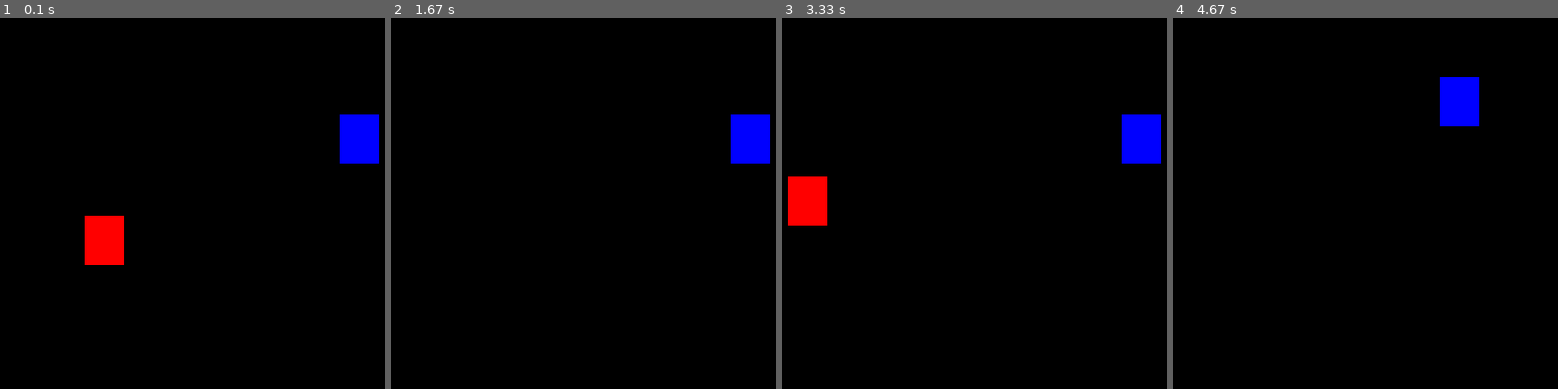
Above: before the commit, frames 1-4 (left to right).
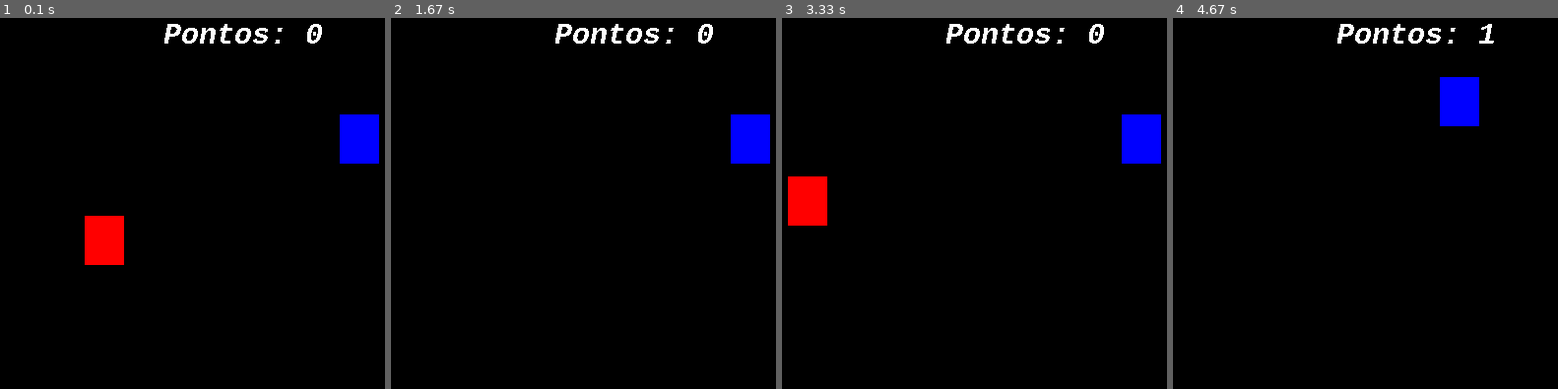
Above: after the commit, the same moments.

Repository: aelxbc/jogo-pygame
Game: pygame game, started from main.py
The game is run twice, just before and just after one commit, with the same random seed, the same clock (stepped at 60 frames per second) and the same inputs.
Inputs:
- Up to frame 1 (0.1 s): no input
- Up to frame 2 (1.67 s): hold D 0.33-0.8 s
- Up to frame 3 (3.33 s): hold A 1.67-2.2 s; hold S 2.23-2.53 s; hold W from 3 s (still down)
- Up to frame 4 (4.67 s): release W at 3.37 s; hold D 3.4-4.03 s; hold A from 4.47 s (still down)

The runs differ from the first frame. In frame 1, 0.7% of the frame differs, in the area x 42-84%, y 1-7%; in frame 2, 0.7%; in frame 3, 0.7%; in frame 4, 0.7%.

Commit message:
Gerando textos

Diff:
--- a/main.py
+++ b/main.py
@@ -14,6 +14,10 @@
 x_blue = randint(40, 600)
 y_blue = randint(50, 430)
 
+pontos = 0
+
+fonte = pygame.font.SysFont('lucidaconsole', 30, True, True)
+
 tela = pygame.display.set_mode((largura, altura))
 pygame.display.set_caption('Jogo')
 relogio = pygame.time.Clock()
@@ -21,6 +25,10 @@
 while True:
     relogio.tick(60)
     tela.fill((0,0,0))
+
+    mensagem = f'Pontos: {pontos}'
+    texto_formatado = fonte.render(mensagem, False, (255, 255, 255))
+
     for event in pygame.event.get():
         if event.type == QUIT:
             pygame.exit()
@@ -52,6 +60,9 @@
     if ret_red.colliderect(ret_blue):
         x_blue = randint(40, 600)
         y_blue = randint(50, 430)
+        pontos += 1
+
+    tela.blit(texto_formatado, (400, 40))
 
 
     pygame.display.update()
